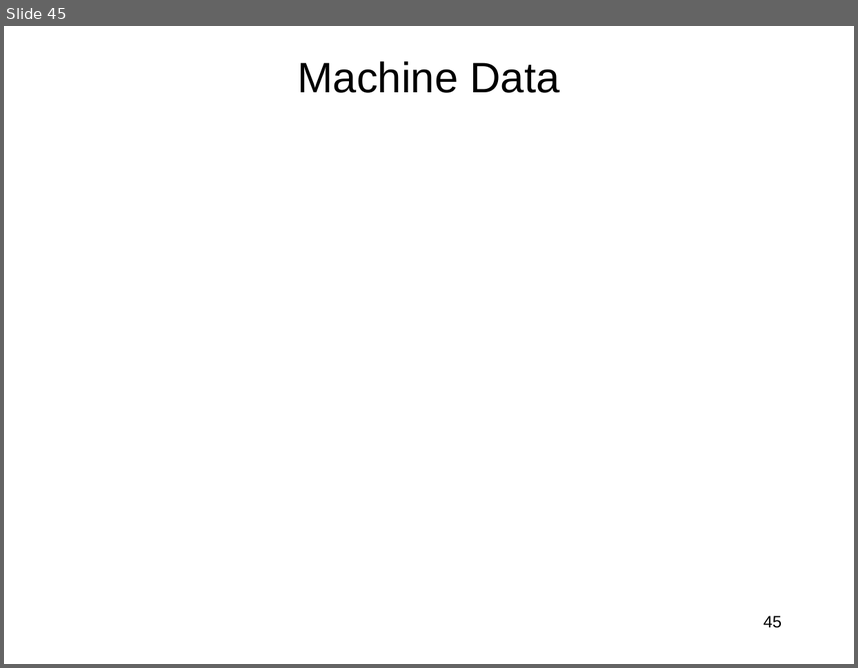
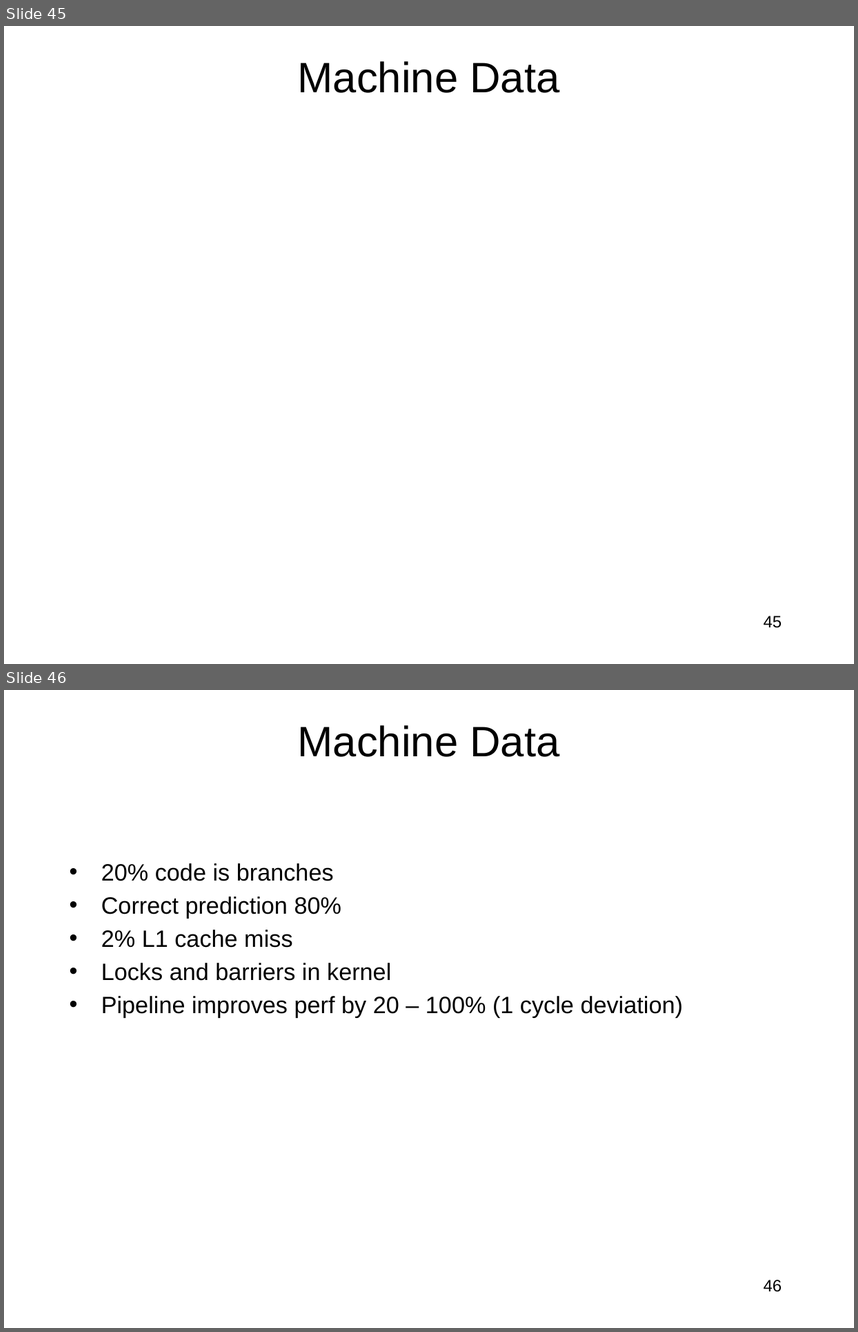
Before and after one commit to jlmucb/class_notes, a slide deck: BerkeleyClass/CS290Spring2013/Lectures/entropy_talk.pptx. Shown one above the other, each under a label of ours: slide 45 before the commit, slides 45 and 46 after it. The pictures are 858x668 and 858x1332 pixels, drawn with LibreOffice and Linux fonts; fonts in the diff are those of the drawing; grey boxes stand for pictures. Boxes give left, top, right and bottom in pixels: in the first picture for what was removed or moved away, otherwise in the second. Text is boxed around its words. In the diff, an @@ line names an element or a change of style, - is before the commit and + after.

Commit message:
more data

```diff
--- a/BerkeleyClass/CS290Spring2013/Lectures/entropy_talk.pptx
+++ b/BerkeleyClass/CS290Spring2013/Lectures/entropy_talk.pptx
@@ slide 46 added at (4, 690, 854, 1328), background #FFFFFF @@
@@ title added at (298, 725, 559, 757), 36 pt, text #000000 @@
+Machine Data
@@ text added at (101, 863, 683, 1017), 20 pt, text #000000 @@
+• 20% code is branches
+• Correct prediction 80%
+• 2% L1 cache miss
+• Locks and barriers in kernel
+• Pipeline improves perf by 20 – 100% (1 cycle deviation)
@@ page number added at (764, 1279, 782, 1292), 14 pt, text #000000 @@
+46
```
Also in this commit, not shown: 5 slides changed, 1 other file.
